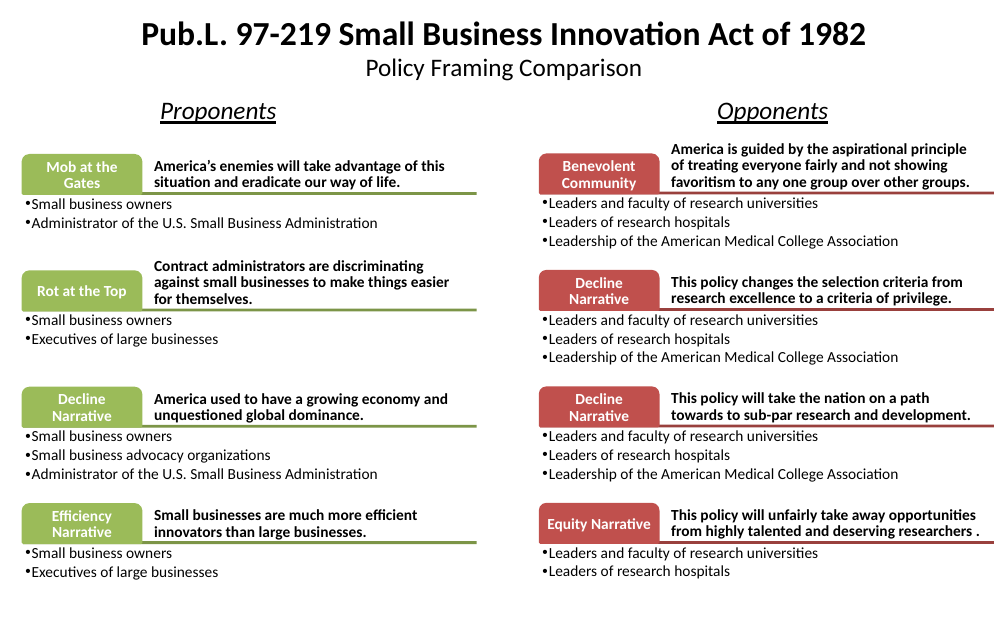
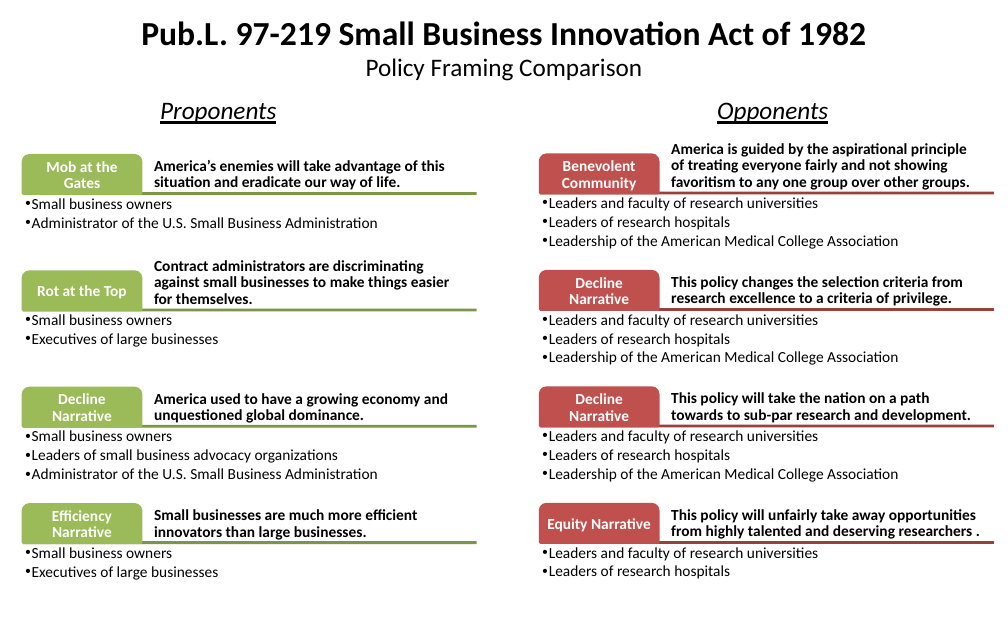
Before and after one commit to SLU-Courses-Townes/POLS6310, a slide deck: slide 3 of Assignments/Townes_POLS6310_Spring2019_Paper01_slides.pptx. Drawn at 1008x630 pixels with LibreOffice and Linux fonts; fonts in the diff are those of the drawing. Boxes give left, top, right and bottom in pixels: in the first picture for what was removed or moved away, otherwise in the second. Text is boxed around its words. In the diff, an @@ line names an element or a change of style, - is before the commit and + after.

```diff
--- a/Assignments/Townes_POLS6310_Spring2019_Paper01_slides.pptx
+++ b/Assignments/Townes_POLS6310_Spring2019_Paper01_slides.pptx
@@ text at (25,449,338,463): text changed @@
-  •• Small business advocacy organizations
+  •• Leaders of small business advocacy organizations
```
Also in this commit, not shown: 2 other slides changed.
